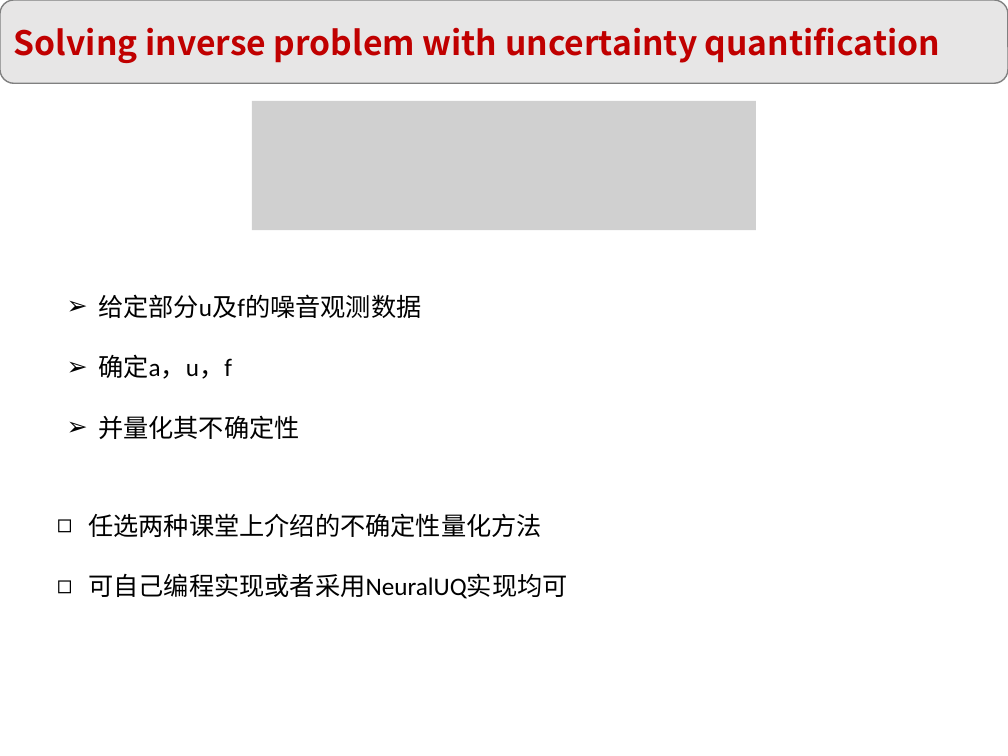
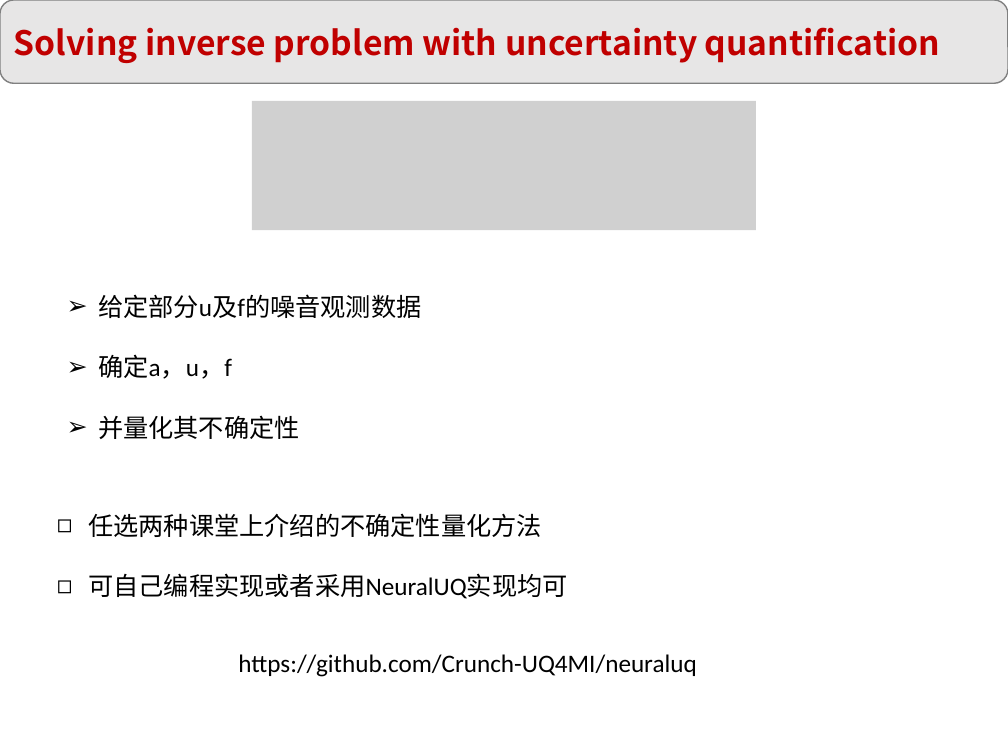
Before and after one commit to XuhuiM/SciML-Course, a slide deck: slide 1 of 第四次作业.pptx. Drawn at 1008x756 pixels with LibreOffice and Linux fonts; fonts in the diff are those of the drawing; grey boxes stand for pictures. Boxes give left, top, right and bottom in pixels: in the first picture for what was removed or moved away, otherwise in the second. Text is boxed around its words. In the diff, an @@ line names an element or a change of style, - is before the commit and + after.

```diff
--- a/第四次作业.pptx
+++ b/第四次作业.pptx
@@ text added at (238,654,696,677), 18 pt, text #000000 @@
+https://github.com/Crunch-UQ4MI/neuraluq
```
Also in this commit, not shown: 4 other files.
